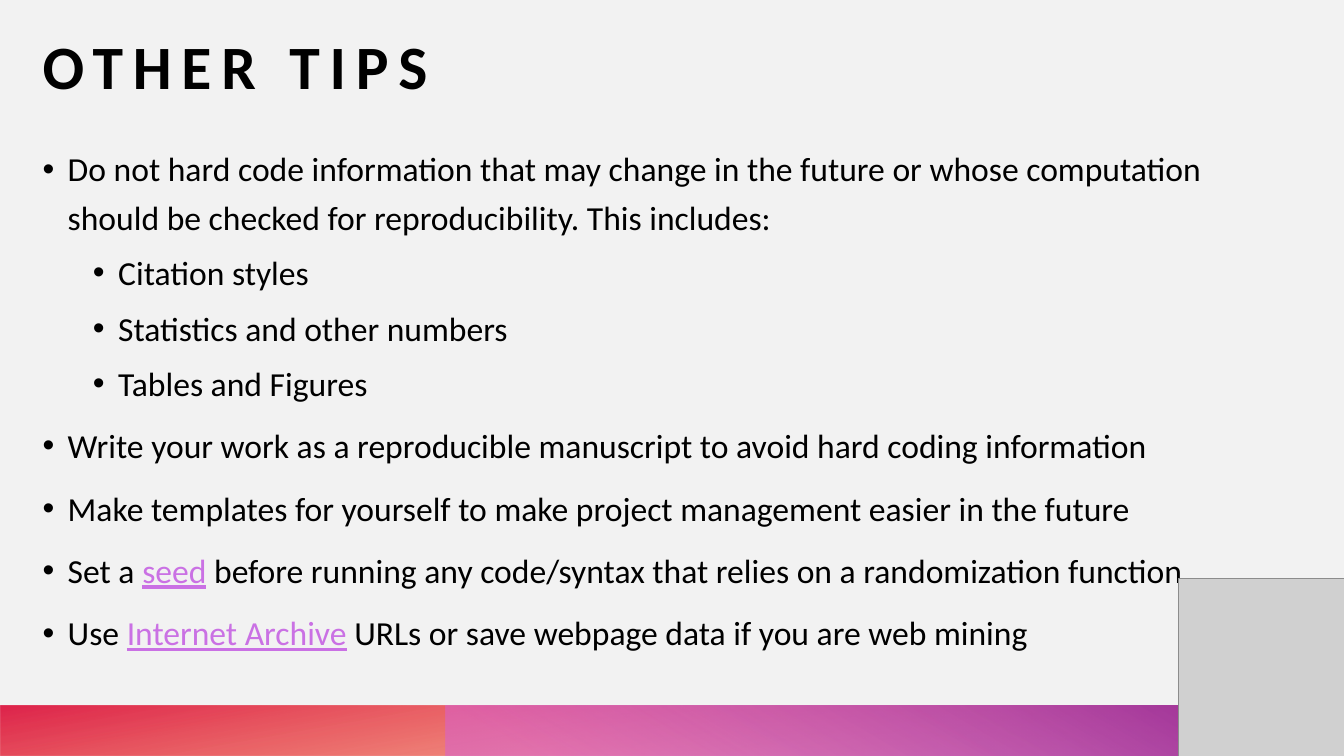
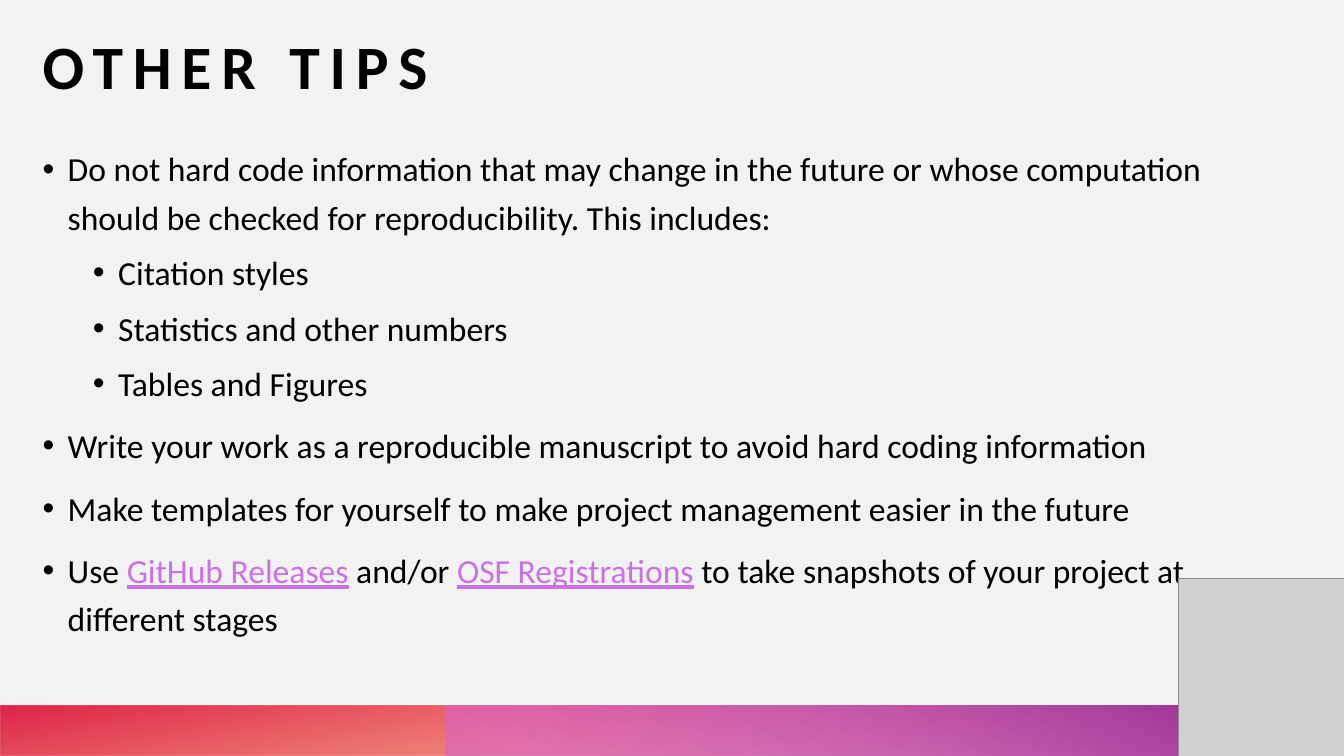
Before and after one commit to mccarthy-m-g/personal-website, a slide deck: slide 10 of content/talk/osssg-2021a/doing-reproducible-science.pptx. Drawn at 1344x756 pixels with LibreOffice and Linux fonts; fonts in the diff are those of the drawing; grey boxes stand for pictures. Boxes give left, top, right and bottom in pixels: in the first picture for what was removed or moved away, otherwise in the second. Text is boxed around its words. In the diff, an @@ line names an element or a change of style, - is before the commit and + after.

Commit message:
update slides

```diff
--- a/content/talk/osssg-2021a/doing-reproducible-science.pptx
+++ b/content/talk/osssg-2021a/doing-reproducible-science.pptx
@@ text at (68,559,1184,637): text changed @@
-• Set a seed before running any code/syntax that relies on a randomization function
-• Use Internet Archive URLs or save webpage data if you are web mining
+• Use GitHub Releases and/or OSF Registrations to take snapshots of your project at different stages
```
Also in this commit, not shown: 1 other slide changed, 1 slide added.
